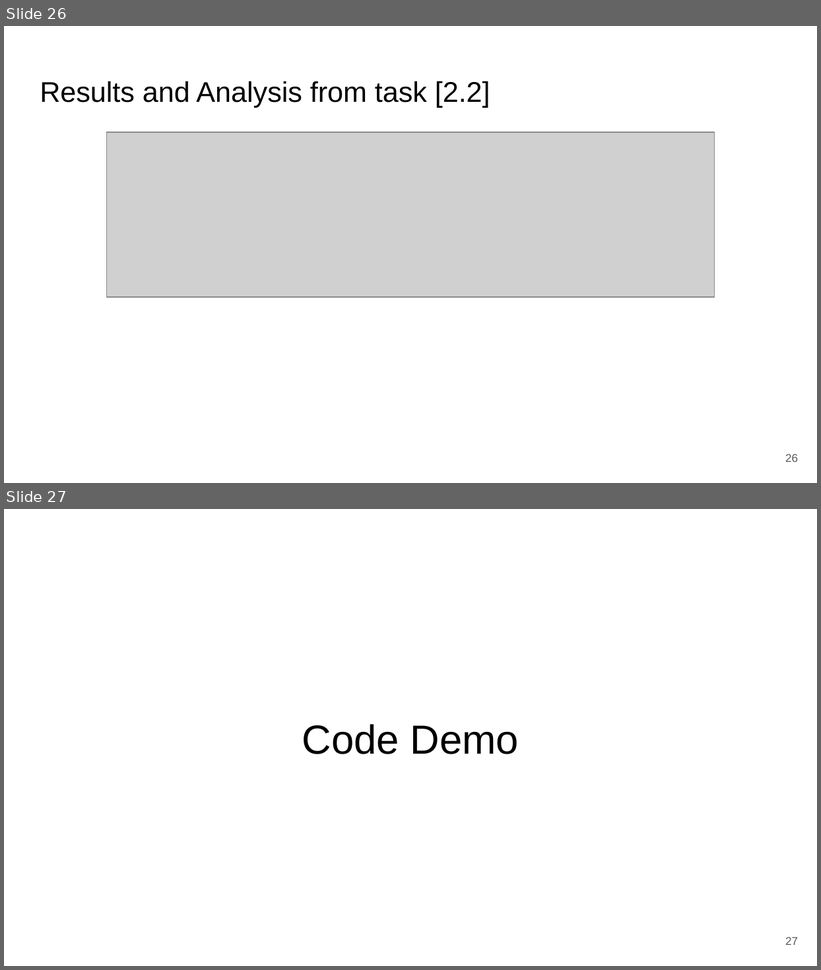
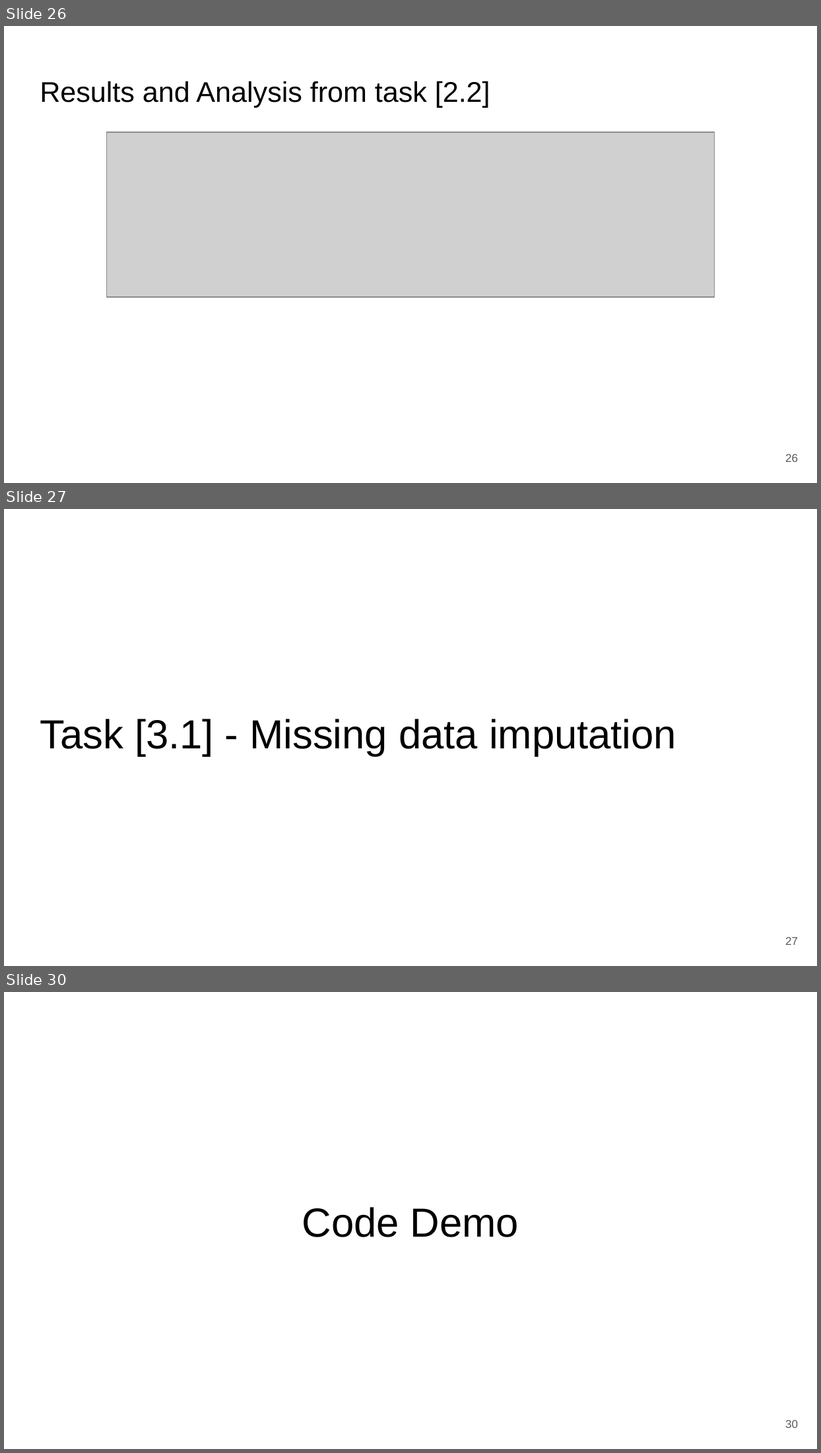
Before and after one commit to zepedrocosta/AA-Projeto2, a slide deck: Slides.pptx. Shown one above the other, each under a label of ours: slides 26 and 27 before the commit, slides 26, 27 and 30 after it; the slides between them are not shown. The pictures are 821x970 and 821x1453 pixels, drawn with LibreOffice and Linux fonts; fonts in the diff are those of the drawing; grey boxes stand for pictures. Boxes give left, top, right and bottom in pixels: in the first picture for what was removed or moved away, otherwise in the second. Text is boxed around its words. In the diff, an @@ line names an element or a change of style, - is before the commit and + after.

Commit message:
refactor task 3.1

```diff
--- a/Slides.pptx
+++ b/Slides.pptx
@@ slide 27 added at (4, 509, 817, 966), background #FFFFFF @@
@@ title added at (40, 719, 677, 757), 36 pt, text #000000 @@
+Task [3.1] - Missing data imputation
@@ page number added at (785, 937, 798, 945), 10 pt, text #595959 @@
+27
@@ what was slide 27 is now slide 30 @@
@@ page number at (785, 1420, 798, 1428): text changed @@
-27
+30
```
Also in this commit, not shown: 2 other slides added, 23 other files.
